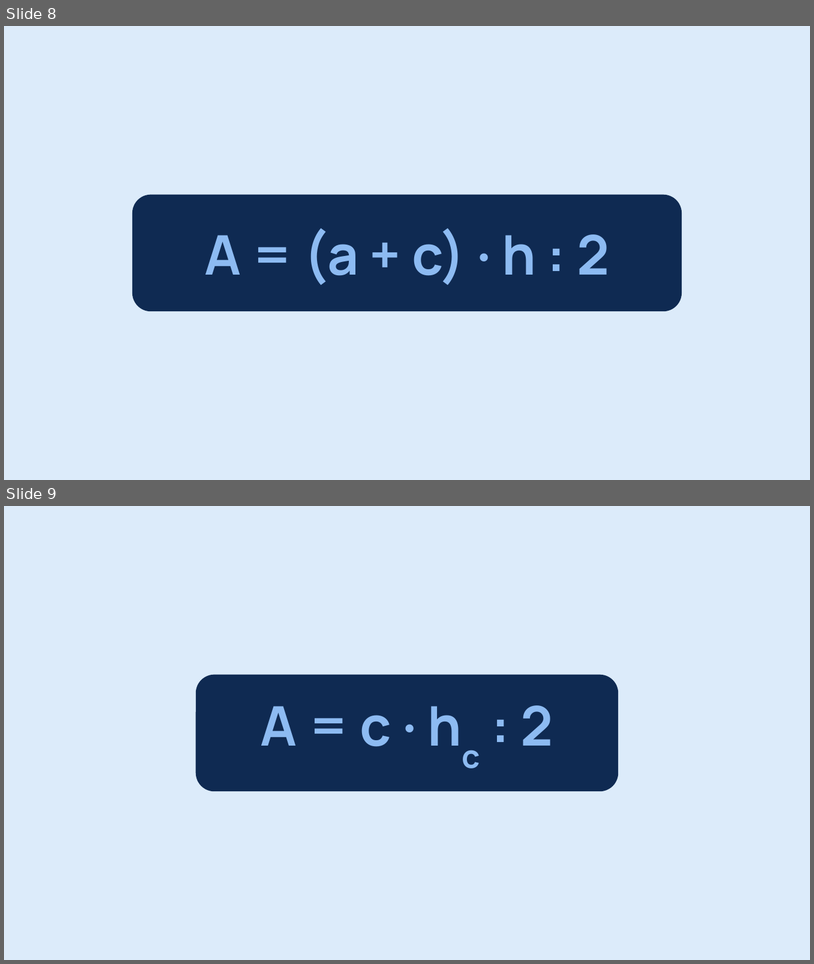
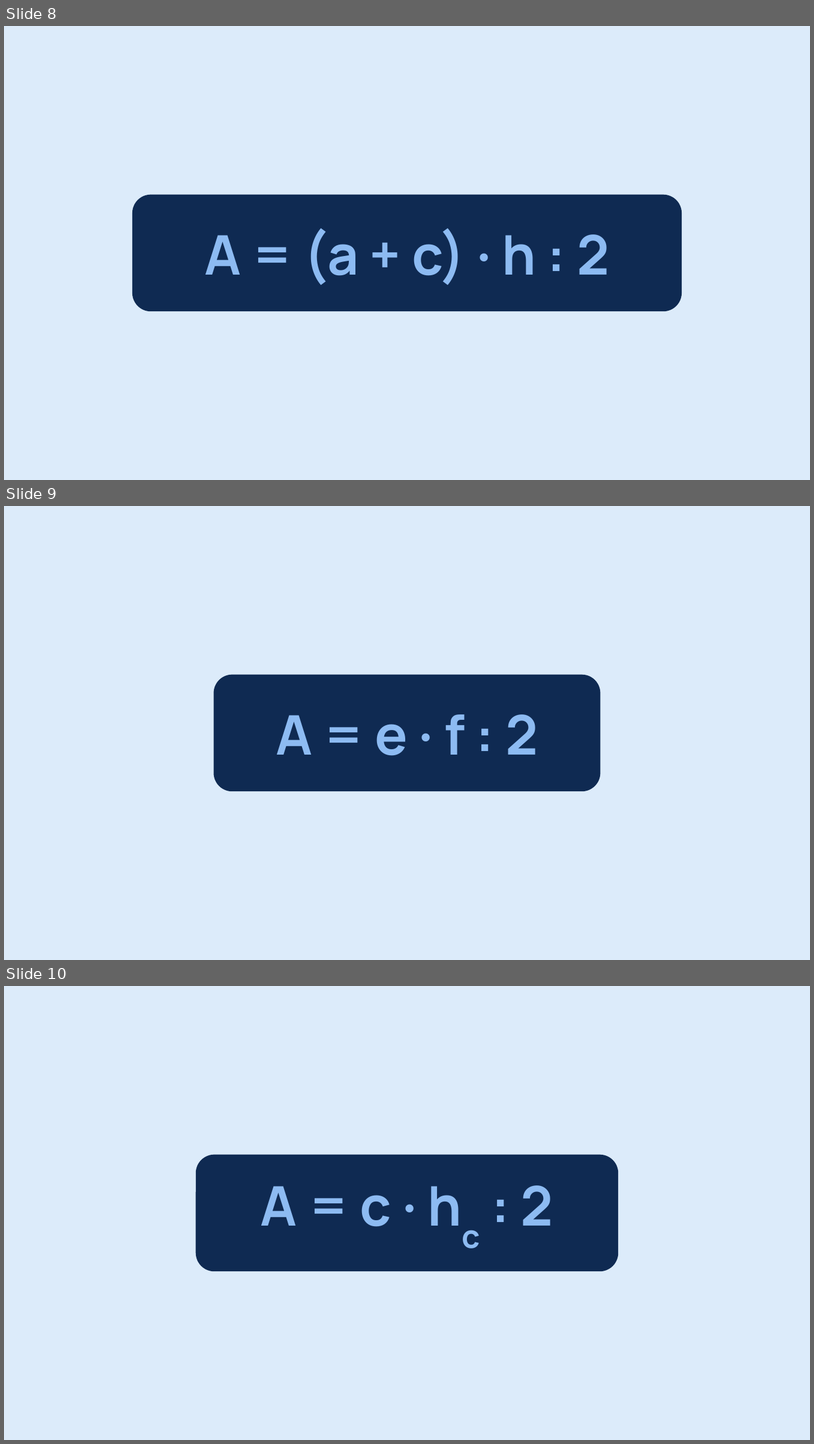
Before and after one commit to arminheske/claudecloud, a slide deck: videoslides/flaecheninhalt-formeln.pptx. Shown one above the other, each under a label of ours: slides 8 and 9 before the commit, slides 8, 9 and 10 after it. The pictures are 814x964 and 814x1444 pixels, drawn with LibreOffice and Linux fonts; fonts in the diff are those of the drawing. Boxes give left, top, right and bottom in pixels: in the first picture for what was removed or moved away, otherwise in the second. Text is boxed around its words. In the diff, an @@ line names an element or a change of style, - is before the commit and + after.

```diff
--- a/videoslides/flaecheninhalt-formeln.pptx
+++ b/videoslides/flaecheninhalt-formeln.pptx
@@ slide 9 added at <box>4,506,810,960</box>, background #DCEBFA @@
@@ rounded rectangle added at <box>215,675,600,791</box>, fill #0F2A52, outline #0F2A52 1 pt @@
@@ text added at <box>276,714,538,756</box>, 65 pt, text #8DBBF2, bold @@
+A = e · f : 2
@@ what was slide 9 is now slide 10 @@
```
Also in this commit, not shown: 28 other files.
